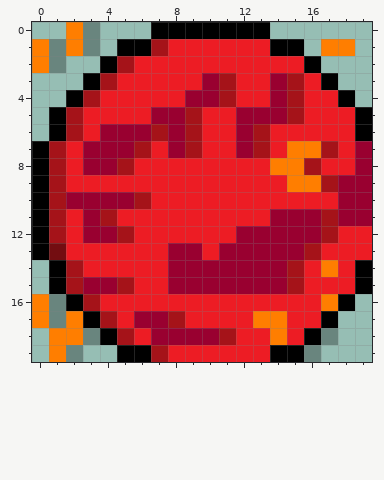
One commit to this pixel-art sprite: assets/bullet.png. That is the earlier state.
The file is 20x20 pixels. Colours within 5 levels of each other are drawn and written as one.
The same view after the edit:
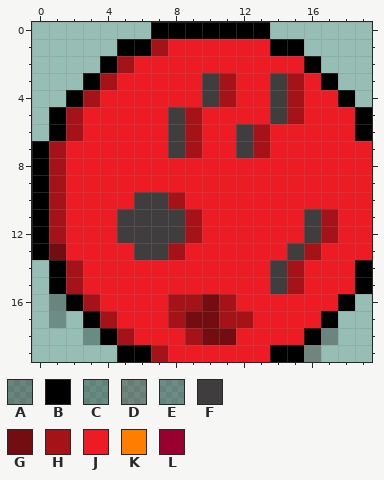
Palette (. is transparent): A #0000004d  B #000000  C #00170d4d  D #1700004d  E #0d17174d  F #3f3d3d  G #730d11  H #a51319  J #ed1c24  K #ff7e00  L #990030
Edits made:
{"y":0,"x":2,"old":"KA","new":".."}
{"y":1,"x":0,"old":"KAKA","new":"...."}
{"y":1,"x":17,"old":"KK","new":".."}
{"y":2,"x":0,"old":"KA","new":".."}
{"y":3,"x":10,"old":"L","new":"F"}
{"y":3,"x":14,"old":"L","new":"F"}
{"y":4,"x":9,"old":"LL","new":"JF"}
{"y":4,"x":14,"old":"L","new":"F"}
{"y":5,"x":7,"old":"LL","new":"JF"}
{"y":5,"x":12,"old":"LLL","new":"JJF"}
{"y":6,"x":4,"old":"LLLHL","new":"JJJJF"}
{"y":6,"x":12,"old":"L","new":"F"}
{"y":7,"x":3,"old":"LLLH","new":"JJJJ"}
{"y":7,"x":8,"old":"L","new":"F"}
{"y":7,"x":12,"old":"L","new":"F"}
{"y":7,"x":15,"old":"KKH","new":"JJJ"}
{"y":7,"x":19,"old":"L","new":"J"}
{"y":8,"x":3,"old":"LLH","new":"JJJ"}
{"y":8,"x":14,"old":"KKH","new":"JJJ"}
{"y":8,"x":19,"old":"L","new":"J"}
{"y":9,"x":15,"old":"KKHLL","new":"JJJJJ"}
{"y":10,"x":2,"old":"LLLLHJJ","new":"JJJJFFH"}
{"y":10,"x":18,"old":"LL","new":"JJ"}
{"y":11,"x":3,"old":"LHJJJJJ","new":"JJFFFFH"}
{"y":11,"x":14,"old":"LLL","new":"JJF"}
{"y":11,"x":18,"old":"LL","new":"JJ"}
{"y":12,"x":3,"old":"LLHJJJJ","new":"JJFFFFH"}
{"y":12,"x":12,"old":"LLLLL","new":"JJJJF"}
{"y":13,"x":6,"old":"JJLL","new":"FFHJ"}
{"y":13,"x":11,"old":"LLLLL","new":"JJJJF"}
{"y":14,"x":8,"old":"LLLLLLL","new":"JJJJJJF"}
{"y":14,"x":17,"old":"K","new":"J"}
{"y":15,"x":3,"old":"LLH","new":"JJJ"}
{"y":15,"x":8,"old":"LLLLLLL","new":"JJJJJJF"}
{"y":16,"x":0,"old":"K","new":"."}
{"y":16,"x":8,"old":"JJJJ","new":"HHGH"}
{"y":16,"x":17,"old":"K","new":"J"}
{"y":17,"x":0,"old":"KAK","new":".E."}
{"y":17,"x":6,"old":"LL","new":"JJ"}
{"y":17,"x":9,"old":"JJJJKK","new":"GGHHJJ"}
{"y":18,"x":1,"old":"KKA","new":"..C"}
{"y":18,"x":7,"old":"LLLLH","new":"JJHGG"}
{"y":18,"x":14,"old":"K","new":"J"}
{"y":19,"x":1,"old":"KA","new":".."}
{"y":19,"x":16,"old":"A","new":"D"}
{"label":"changed","picture_box":[32,22,372,362]}
